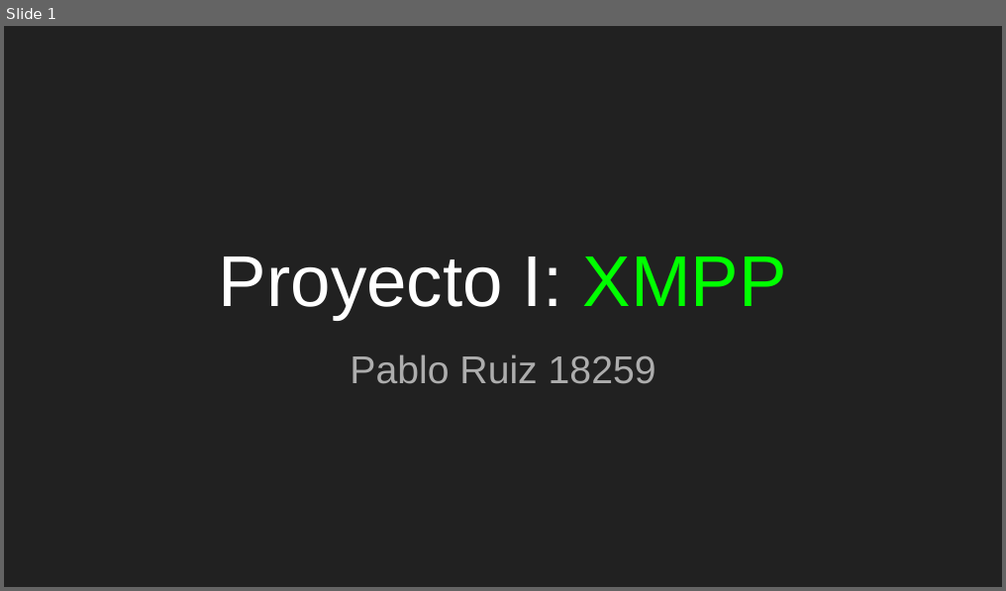
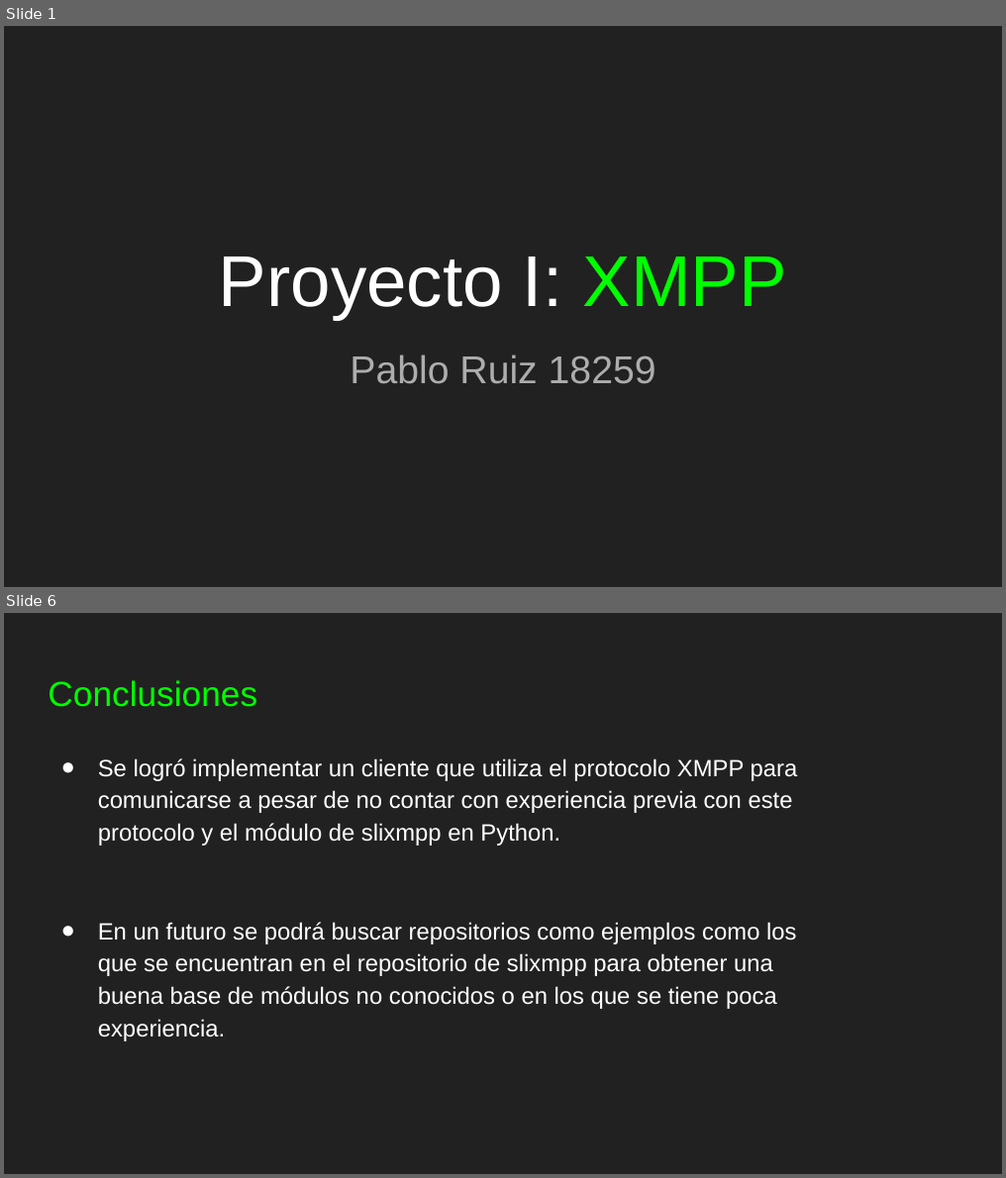
Before and after one commit to PingMaster99/NetworksFirstProject, a slide deck: Proyecto I XMPP.pptx. Shown one above the other, each under a label of ours: slide 1 before the commit, slides 1 and 6 after it; the slides between them are not shown. The pictures are 1006x591 and 1006x1178 pixels, drawn with LibreOffice and Linux fonts; fonts in the diff are those of the drawing. Boxes give left, top, right and bottom in pixels: in the first picture for what was removed or moved away, otherwise in the second. Text is boxed around its words. In the diff, an @@ line names an element or a change of style, - is before the commit and + after.

```diff
--- a/Proyecto I XMPP.pptx
+++ b/Proyecto I XMPP.pptx
@@ slide 6 added at (4, 613, 1002, 1174), background #212121 @@
@@ title added at (48, 680, 257, 707), 25.2 pt, text #00FF00 @@
+Conclusiones
@@ text added at (98, 759, 798, 1042), 17 pt, text #FFFFFF @@
+● Se logró implementar un cliente que utiliza el protocolo XMPP para comunicarse a pesar de no contar con experiencia previa con este protocolo y el módulo de slixmpp en Python.
+● En un futuro se podrá buscar repositorios como ejemplos como los que se encuentran en el repositorio de slixmpp para obtener una buena base de módulos no conocidos o en los que se tiene poca experiencia.
```
Also in this commit, not shown: 2 slides changed, 2 other slides added.
